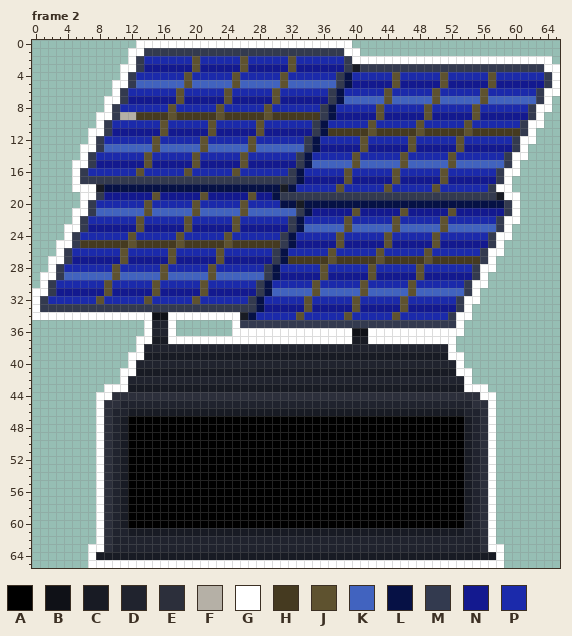
Two states of a pixel-art file, assets/images/stations/solar_collector.aseprite. This is how it looked before the edit.
66x66 pixels, 34 frames. Colours within 5 levels of each other are drawn and written as one. Shown: frame 2. The commit also changed other frames, which this record leaves out.
Visible layers, top first: "Flattened #2", "Flattened", "Layer 1", "Outline".
Palette (. is transparent): A #000000  B #0f1117  C #181b24  D #20232e  E #2c2f3b  F #b5b0a6  G #ffffff  H #453a20  J #5e522f  K #4163bf  L #061145  M #333a4f  N #13198f  P #1b2aab
Pixels before, frame 2 (only the part around the change), first column x 3:
33 MMMMMMMMMMMMMMMMMMMMMMMMMLNNNNNJNNNNNJNNNNNJNNNNNNMG........
34 GGGGGGGGGGGGBBGGGGGGGGGCLPPPPPJPPPPPJPPPPPJPPPPPPMGG........
35 ...........GDDG.......GMMMMMMMMMMMMMMMMMMMMMMMMMMMG.........
36 ...........GDDG.......GGGGGGGGGGGGGGGBBGGGGGGGGGGGG.........
37 ..........GGCCGGGGGGGGGGGGGGGGGGGGGGGCCGGGGGGGGGGG..........
38 ..........GDDDDDDDDDDDDDDDDDDDDDDDDDDDDDDDDDDDDDDG..........
39 .........GGCCCCCCCCCCCCCCCCCCCCCCCCCCCCCCCCCCCCCCGG.........
40 .........GDDDDDDDDDDDDDDDDDDDDDDDDDDDDDDDDDDDDDDDDG.........
41 ........GGCCCCCCCCCCCCCCCCCCCCCCCCCCCCCCCCCCCCCCCCGG........
42 ........GDDDDDDDDDDDDDDDDDDDDDDDDDDDDDDDDDDDDDDDDDDG........
43 ......GGGCCCCCCCCCCCCCCCCCCCCCCCCCCCCCCCCCCCCCCCCCCGGG......
44 .....GGEEEEEEEEEEEEEEEEEEEEEEEEEEEEEEEEEEEEEEEEEEEEEEGG.....
45 .....GEEDDDDDDDDDDDDDDDDDDDDDDDDDDDDDDDDDDDDDDDDDDDDEEG.....
46 .....GEDDCCCCCCCCCCCCCCCCCCCCCCCCCCCCCCCCCCCCCCCCCCDDEG.....
47 .....GEDCAAAAAAAAAAAAAAAAAAAAAAAAAAAAAAAAAAAAAAAAAACDEG.....
48 .....GEDCAAAAAAAAAAAAAAAAAAAAAAAAAAAAAAAAAAAAAAAAAACDEG.....
49 .....GEDCAAAAAAAAAAAAAAAAAAAAAAAAAAAAAAAAAAAAAAAAAACDEG.....
50 .....GEDCAAAAAAAAAAAAAAAAAAAAAAAAAAAAAAAAAAAAAAAAAACDEG.....
51 .....GEDCAAAAAAAAAAAAAAAAAAAAAAAAAAAAAAAAAAAAAAAAAACDEG.....
52 .....GEDCAAAAAAAAAAAAAAAAAAAAAAAAAAAAAAAAAAAAAAAAAACDEG.....
53 .....GEDCAAAAAAAAAAAAAAAAAAAAAAAAAAAAAAAAAAAAAAAAAACDEG.....
54 .....GEDCAAAAAAAAAAAAAAAAAAAAAAAAAAAAAAAAAAAAAAAAAACDEG.....
55 .....GEDCAAAAAAAAAAAAAAAAAAAAAAAAAAAAAAAAAAAAAAAAAACDEG.....
56 .....GEDCAAAAAAAAAAAAAAAAAAAAAAAAAAAAAAAAAAAAAAAAAACDEG.....
57 .....GEDCAAAAAAAAAAAAAAAAAAAAAAAAAAAAAAAAAAAAAAAAAACDEG.....
58 .....GEDCAAAAAAAAAAAAAAAAAAAAAAAAAAAAAAAAAAAAAAAAAACDEG.....
59 .....GEDCAAAAAAAAAAAAAAAAAAAAAAAAAAAAAAAAAAAAAAAAAACDEG.....
60 .....GEDCAAAAAAAAAAAAAAAAAAAAAAAAAAAAAAAAAAAAAAAAAACDEG.....
61 .....GEDDCCCCCCCCCCCCCCCCCCCCCCCCCCCCCCCCCCCCCCCCCCDDEG.....
62 .....GEDDDDDDDDDDDDDDDDDDDDDDDDDDDDDDDDDDDDDDDDDDDDDDEG.....
63 ....GGEDDDDDDDDDDDDDDDDDDDDDDDDDDDDDDDDDDDDDDDDDDDDDDEGG....
64 ....GCCCCCCCCCCCCCCCCCCCCCCCCCCCCCCCCCCCCCCCCCCCCCCCCCCG....
65 ....GGGGGGGGGGGGGGGGGGGGGGGGGGGGGGGGGGGGGGGGGGGGGGGGGGGG....
After the commit:
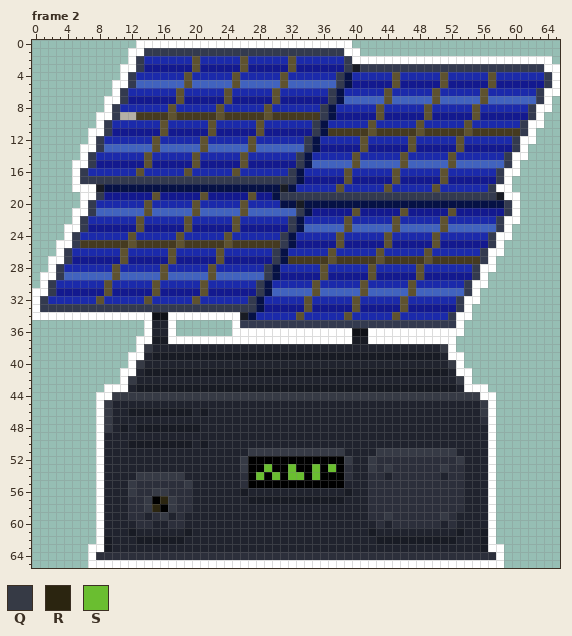
Colours new in this view: Q #363a45  R #2b2510  S #6abe30
Changes in this commit:
layer "outline" added
layer "station" added
layer "sign" added
layer "Outline" removed
layer "Layer 1" removed
Changed rows in their new state; - is an unchanged pixel.
Frame 2, layers "sign", "station":
first column x 8:
38 ------Q------------------------------------Q------
39 ------D------------------------------------D------
40 -----Q--------------------------------------Q-----
41 -----D--------------------------------------D-----
42 ----Q----------------------------------------Q----
43 ----D----------------------------------------D----
44 --QQQQQQQQQQQQQQQQQQQQQQQQQQQQQQQQQQQQQQQQQQQQQQ--
45 -QD--------------------------------------------DQ-
46 -Q----------D-DDDDDDDDDDDDDDDDDDDDDDDDDDDDDDDD--Q-
47 -Q-DDDDDDDDDDDDDDDDDDDDDDDDDDDDDDDDDDDDDDDDDDDD---
48 -Q--DCCCCCCCCDDDDDDDDDDDDDDDDDDDDDDDDDDDDDDDDDD-D-
49 -D-DDDDDDDDDDDDDDDDDDDDDDDDDDDDDDDDDDDDDDDDDDDD-D-
50 -D-DCCCCCCCCDCDDDDDDDDDDDDDDDDDDDDDDDDDDDDDDDDD-D-
51 -D-DDDDDDDDDDDDDDDDQQQQQQQQQQQQDDDDQQQQQQQQQQDD-D-
52 -D-DDDDDDDDDDDDDDDQ------------QDDQEEEEEEEEEEQD-D-
53 -D-DDDDDDDDDDDDDDDQ--S--S--S-S-EDDQEQEEEEEEQEED-D-
54 -D-DDQQQQQQDDDDDDDE-S-S-SS-S---EDDEEDEEEEEEDEED-D-
55 -D-DQEEEEEEQDDDDDDE------------DDDEEEEEEEEEEEED-D-
56 -D-DQEEQQEEEDDDDDDCDDDDDDDDDDDDCDDEEEEEEEEEEEED-D-
57 -D-DEEQ-RQEEDDDDDDDCCCCCCCCCCCCDDDEEEEEEEEEEEED-D-
58 -D-DEEQR-QEEDDDDDDDDDDDDDDDDDDDDDDEEEEEEEEEEEED-D-
59 -D-DEEDEQDEDDDDDDDDDDDDDDDDDDDDDDDEEQEEEEEEQEDD-D-
60 -D-DDEEDDEEDDDDDDDDDDDDDDDDDDDDDDDDEDEEEEEEDEDD-D-
61 -D---DDDDDD-DDDDDDDDDDDDDDDDDDDDDD-DDDDDDDDDD---C-
62 -C---CCCCCC------------------------CCCCCCCCCC---C-
63 -C----------------------------------------------C-
64 EEEEEEEEEEEEEEEEEEEEEEEEEEEEEEEEEEEEEEEEEEEEEEEEEE
Pixel boxes of the changes (left, top, right, bottom) in both pictures:
changed: (96, 344, 496, 560)
